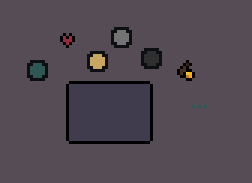
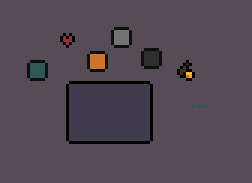
The second 252px x 183px image is a revision of the first. Changes to its layers:
painted on "MiniMapRoom0.png" over <box>90,54,105,69</box>
painted on "MiniMapRoom1.png" over <box>30,63,45,78</box>
painted on "MiniMapRoom2.png" over <box>114,30,129,45</box>
painted on "MiniMapRoom3.png" over <box>144,51,159,66</box>
